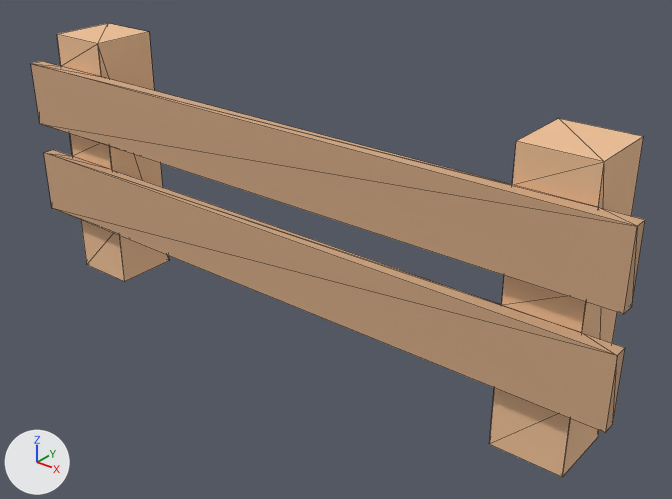
What one commit did to the OBJ model Assets/LevelAssets/Models/OBJ format/fence.obj.
Before and after are seen from a camera (50 mm lens) standing at (0.791, -1.309, 0.73) and looking at (0.056, -0.39, 0.16). Lighting does not change. The marker at lower left points along +X, +Y and +Z. Mesh edges are drawn as thin lines. Where no turn or scale is listed for an object, it has been applied to the vertices.

In view in the first picture: 'fence'.
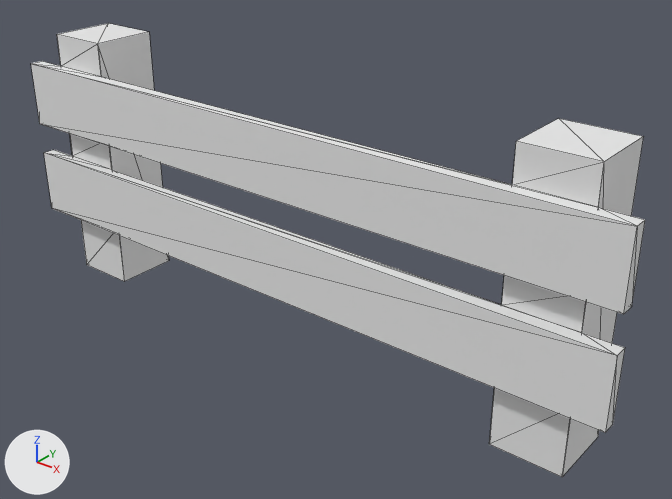
What changed in the scene script:
```text
Change mat_wooddark:
    mat_wooddark.base_color: (0.627, 0.384, 0.224) -> (0.8, 0.8, 0.8)  # brown #cfa782 -> white #e7e7e7
Change mat_wood:
    mat_wood.base_color: (0.867, 0.533, 0.31) -> (0.8, 0.8, 0.8)  # beige #efc197 -> white #e7e7e7
```

Pixel boxes (x1, y1, x2, y2) of what changed, in the pictures (672 x 499 px):
'fence', recoloured (brown to white): (31, 23, 645, 477) in both
